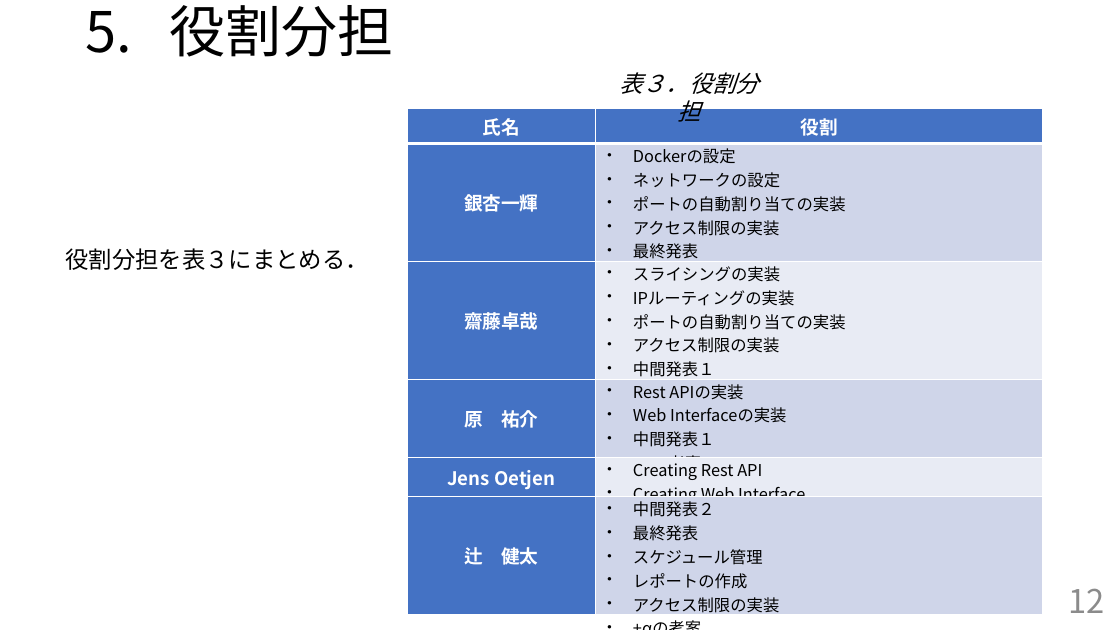
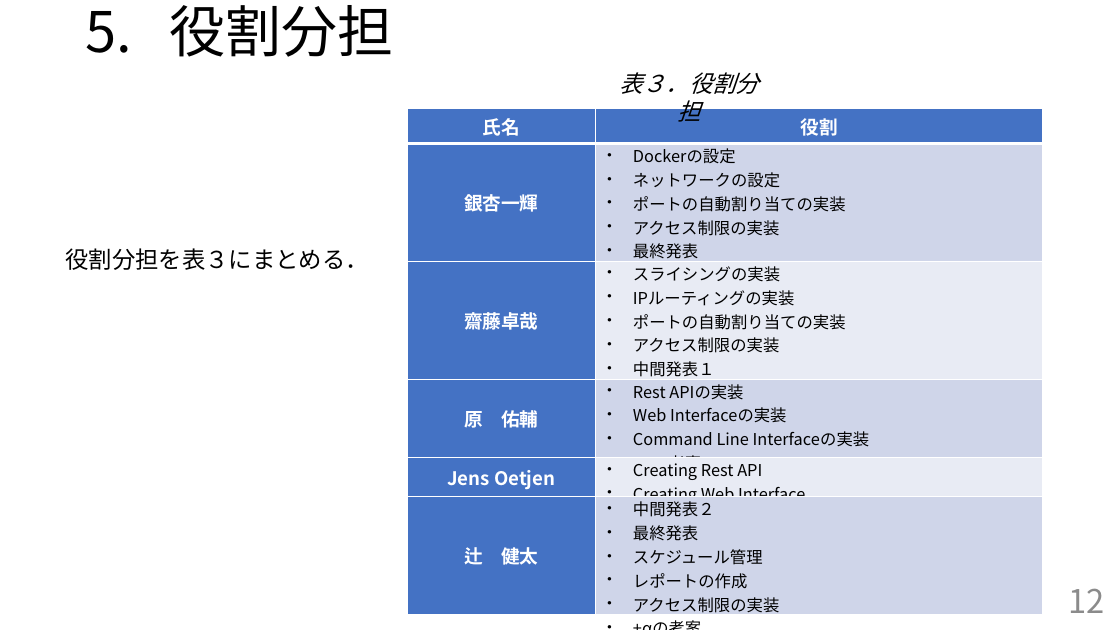
Before and after one commit to handai-trema/IaaS-team-1, a slide deck: slide 12 of FinalReport_team1.pptx. Drawn at 1120x630 pixels with LibreOffice and Linux fonts; fonts in the diff are those of the drawing. Boxes give left, top, right and bottom in pixels: in the first picture for what was removed or moved away, otherwise in the second. Text is boxed around its words. In the diff, an @@ line names an element or a change of style, - is before the commit and + after.

```diff
--- a/FinalReport_team1.pptx
+++ b/FinalReport_team1.pptx
@@ table at (408, 108, 1044, 620) @@
-row 4, column 1: 原 祐介
+row 4, column 1: 原 佑輔
-row 4, column 2: Rest APIの実装 / Web Interfaceの実装 / 中間発表１ / +αの考案
+row 4, column 2: Rest APIの実装 / Web Interfaceの実装 / Command Line Interfaceの実装 / +αの考案
```
Also in this commit, not shown: 1 other slide changed.
